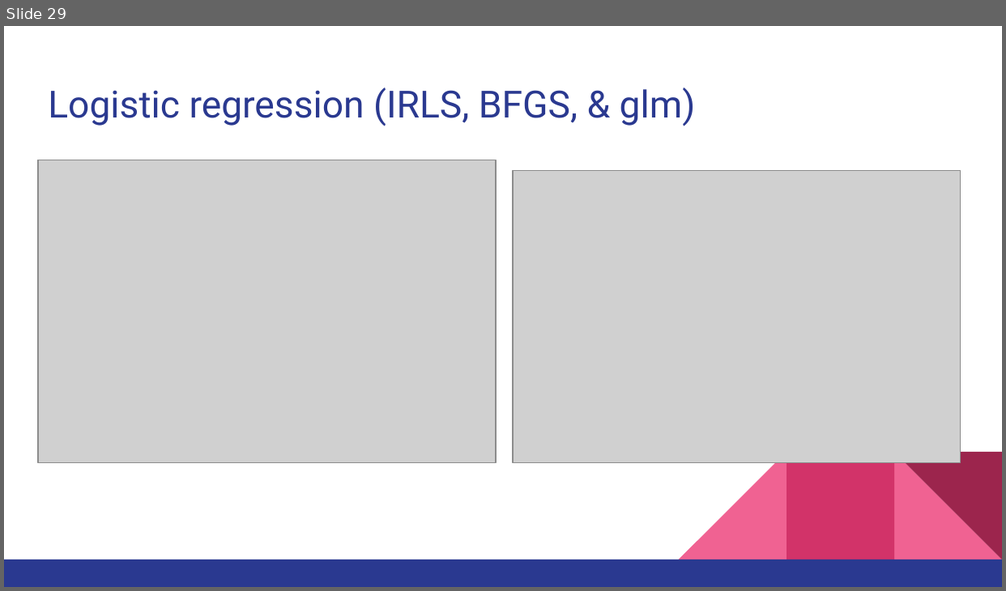
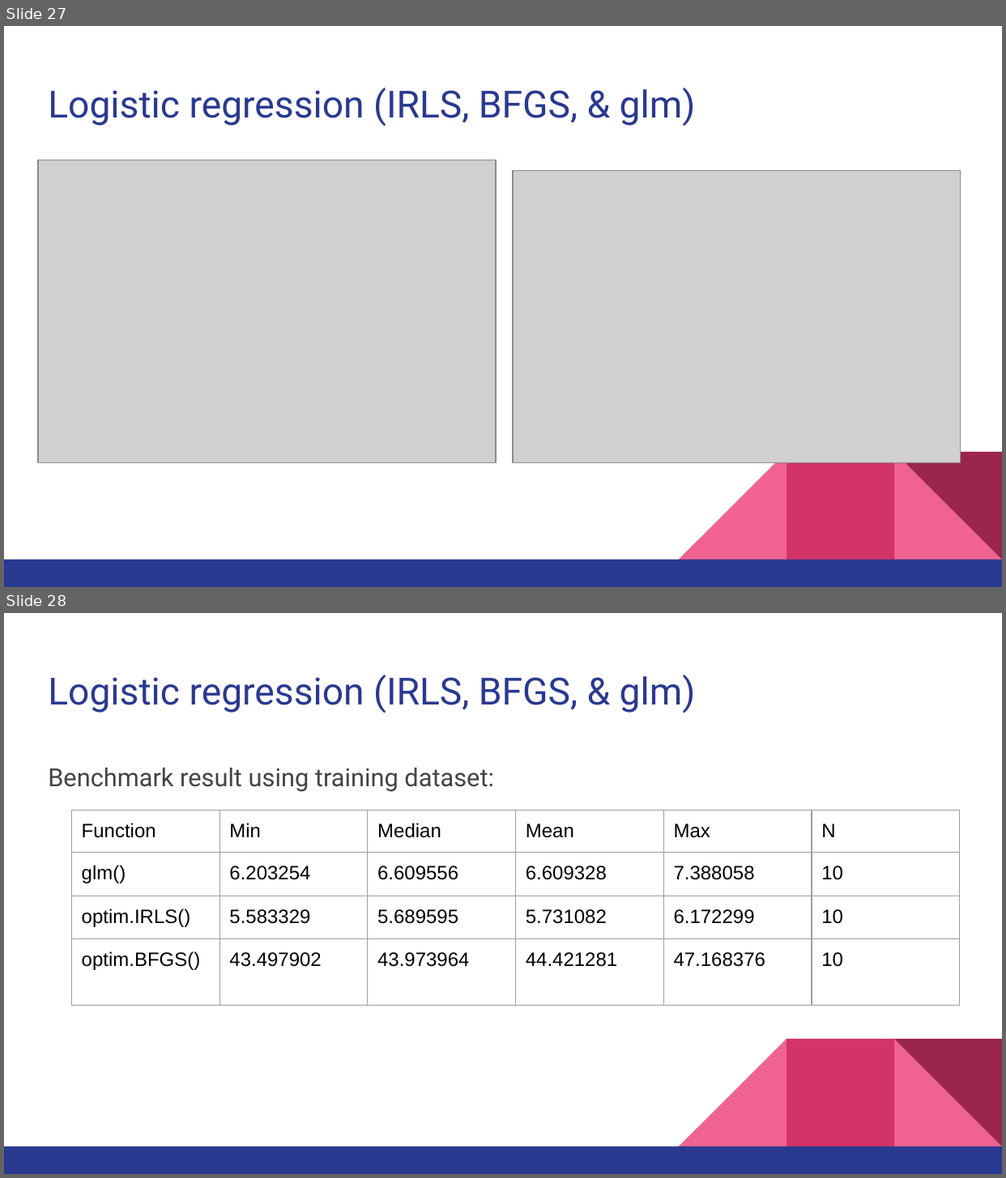
Before and after one commit to eunchong0204/bios735_group2, a slide deck: reports/Presentations/BIOS735_Group2_Presentation(4_27).pptx. Shown one above the other, each under a label of ours: slide 29 before the commit, slides 27 and 28 after it. The pictures are 1006x591 and 1006x1178 pixels, drawn with LibreOffice and Linux fonts; fonts in the diff are those of the drawing; grey boxes stand for pictures. Boxes give left, top, right and bottom in pixels: in the first picture for what was removed or moved away, otherwise in the second. Text is boxed around its words. In the diff, an @@ line names an element or a change of style, - is before the commit and + after.

```diff
--- a/reports/Presentations/BIOS735_Group2_Presentation(4_27).pptx
+++ b/reports/Presentations/BIOS735_Group2_Presentation(4_27).pptx
@@ slide 28 added at [4, 613, 1002, 1174], background #FFFFFF; not listed: 5 template elements that a slide beside it also shows @@
@@ title added at [48, 675, 696, 713], 27 pt, text #2A3990 @@
+Logistic regression (IRLS, BFGS, & glm)
@@ text added at [48, 768, 494, 792], 18 pt, text #434343 @@
+Benchmark result using training dataset:
@@ table added at [72, 811, 958, 1138], 4 rows, 6 columns @@
+Function | Min | Median | Mean | Max | N
+glm() | 6.203254 | 6.609556 | 6.609328 | 7.388058 | 10
+optim.IRLS() | 5.583329 | 5.689595 | 5.731082 | 6.172299 | 10
+optim.BFGS() | 43.497902 | 43.973964 | 44.421281 | 47.168376 | 10
@@ what was slide 29 is now slide 27 @@
```
Also in this commit, not shown: 13 slides changed, 2 other slides added, 3 slides removed, 2 other files.
